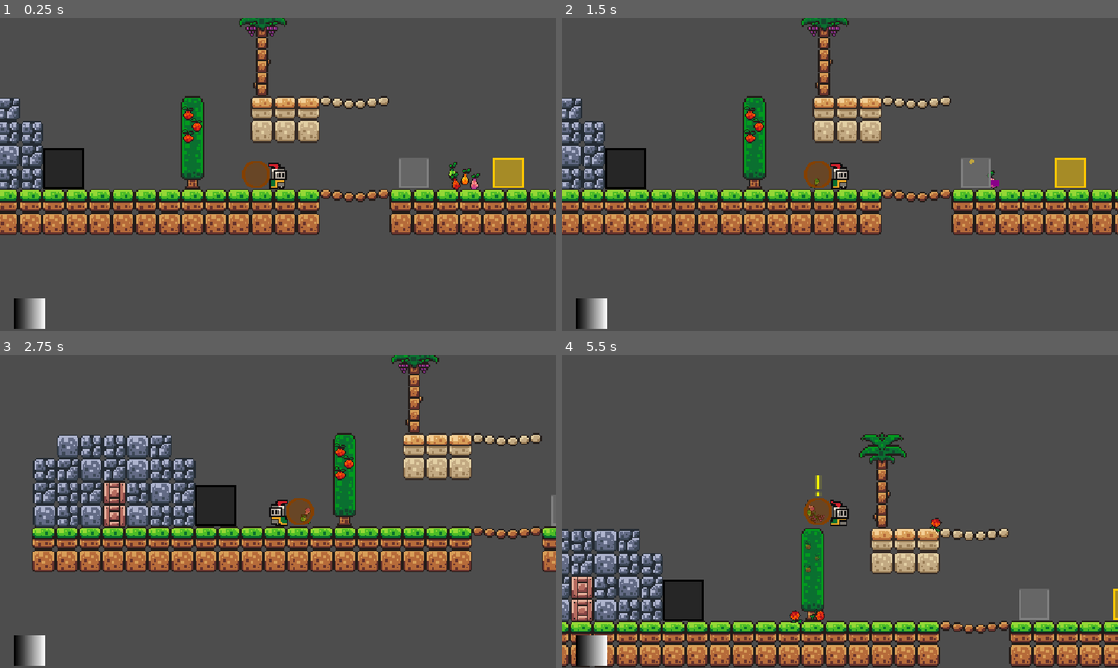
Above: before the commit, frames 1-4 (two rows, left to right).
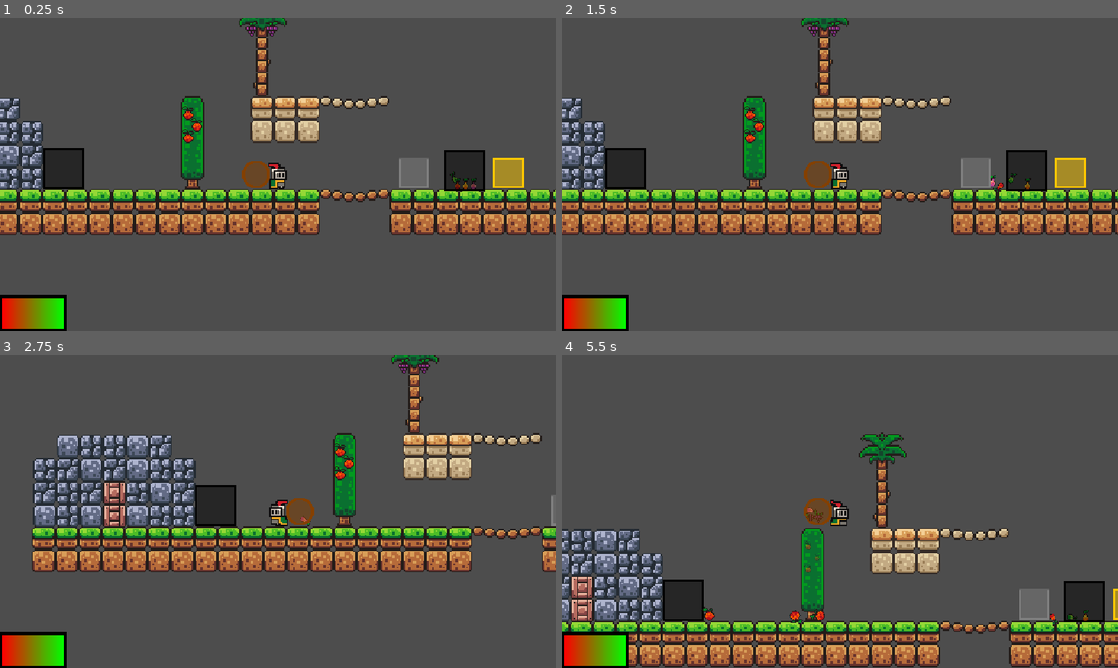
Above: after the commit, the same moments.

Repository: R3nthgar/Gamejam-2026
Game: Godot game, scene res://scenes/world.tscn
Same seed, same stepped clock (60 frames per second), same inputs: the game is played once before the commit and once after it.
Inputs (mouse positions are in pixels of both pictures, inside the frame that each line leads up to):
- Up to frame 1 (0.25 s): no input
- Up to frame 2 (1.5 s): drag from (1001, 183) to (817, 174) at 0.52 s; drag from (1034, 183) to (817, 174) at 1.27 s
- Up to frame 3 (2.75 s): move the mouse to (433, 520) at 2.02 s; hold A (left) from 2.03 s (still down); tap W (up) at 2.1 s; click (433, 520) at 2.17 s
- Up to frame 4 (5.5 s): release A (left) at 2.75 s; drag from (990, 367) to (862, 511) at 2.77 s; drag from (967, 367) to (862, 520) at 3.52 s; drag from (767, 517) to (1017, 408) at 4.27 s; move the mouse to (917, 520) at 5.02 s; hold D (right) from 5.03 s (still down); tap W (up) at 5.1 s; click (917, 520) at 5.17 s

The runs differ from the first frame. In frame 1, 2.3% of the frame differs, in the area x 0-88%, y 42-100%; in frame 2, 2.5%; in frame 3, 1.4%; in frame 4, 2.6%, in the area x 0-98%, y 38-100%.

Commit message:
Added deposit that lets you keep items through deaths

Diff:
--- a/scenes/collectible.tscn
+++ b/scenes/collectible.tscn
@@ -37,7 +37,7 @@
 
 [node name="Collectible" type="RigidBody2D"]
 collision_layer = 36
-collision_mask = 279
+collision_mask = 23
 input_pickable = true
 can_sleep = false
 contact_monitor = true
--- a/scenes/collectible_sprites.tres
+++ b/scenes/collectible_sprites.tres
@@ -49,6 +49,14 @@
 [sub_resource type="AtlasTexture" id="AtlasTexture_6kre1"]
 atlas = ExtResource("1_l7o0y")
 region = Rect2(16, 16, 16, 16)
+
+[sub_resource type="AtlasTexture" id="AtlasTexture_yxky4"]
+atlas = ExtResource("1_l7o0y")
+region = Rect2(16, 0, 16, 16)
+
+[sub_resource type="AtlasTexture" id="AtlasTexture_wnltk"]
+atlas = ExtResource("1_l7o0y")
+region = Rect2(16, 48, 16, 16)
 
 [sub_resource type="AtlasTexture" id="AtlasTexture_61c27"]
 atlas = ExtResource("1_l7o0y")
@@ -143,6 +151,17 @@
 }, {
 "frames": [{
 "duration": 1.0,
+"texture": SubResource("AtlasTexture_yxky4")
+}, {
+"duration": 1.0,
+"texture": SubResource("AtlasTexture_wnltk")
+}],
+"loop": true,
+"name": &"potion5",
+"speed": 5.0
+}, {
+"frames": [{
+"duration": 1.0,
 "texture": SubResource("AtlasTexture_61c27")
 }],
 "loop": true,
--- a/scenes/container.tscn
+++ b/scenes/container.tscn
@@ -13,10 +13,11 @@
 metadata/size = 10.0
 metadata/border_thickness = 2.0
 metadata/container_size = 5
-metadata/walkthrough = false
+metadata/scale_modifier = 0.66
+metadata/is_deposit = false
 
 [node name="ContainerCollisionInside" type="StaticBody2D" parent="."]
-collision_layer = 65
+collision_layer = 81
 collision_mask = 0
 
 [node name="ContainerInsideCollision" type="CollisionPolygon2D" parent="ContainerCollisionInside"]
--- a/scenes/deposit.tscn
+++ b/scenes/deposit.tscn
@@ -8,7 +8,8 @@
 metadata/points = 4
 metadata/closed = true
 metadata/size = 20.0
-metadata/container_size = 100
+metadata/container_size = 25
+metadata/is_deposit = true
 metadata/walkthrough = true
 
 [node name="ContainerCollisionInside" parent="." index="0"]
--- /dev/null
+++ b/scenes/kaboom_potion.tscn
@@ -0,0 +1,35 @@
+[gd_scene load_steps=4 format=3 uid="uid://b8s870bqq01gw"]
+
+[ext_resource type="PackedScene" uid="uid://cd0jgoajcto8y" path="res://scenes/potion.tscn" id="1_5xxiy"]
+[ext_resource type="Script" uid="uid://blt1kvdshky6h" path="res://scripts/kaboom_potion.gd" id="2_e60rm"]
+
+[sub_resource type="ParticleProcessMaterial" id="ParticleProcessMaterial_e60rm"]
+resource_local_to_scene = true
+lifetime_randomness = 0.5
+emission_shape_scale = Vector3(10, 10, 10)
+emission_shape = 1
+emission_sphere_radius = 0.01
+spread = 180.0
+angular_velocity_min = -1.6093254e-05
+angular_velocity_max = -1.6093254e-05
+radial_velocity_min = 24.999977
+radial_velocity_max = 49.999977
+gravity = Vector3(0, 0, 0)
+linear_accel_min = -10.000002
+linear_accel_max = 9.999997
+scale_min = 0.099999994
+scale_max = 0.19999999
+scale_over_velocity_min = 1.0
+scale_over_velocity_max = 2.0
+
+[node name="KaboomPotion" instance=ExtResource("1_5xxiy")]
+script = ExtResource("2_e60rm")
+
+[node name="PotionEffect" parent="CollectibleCollision" index="0"]
+collision_mask = 128
+
+[node name="CollectibleImage" parent="CollectibleCollision" index="1"]
+animation = &"potion5"
+
+[node name="Particles" parent="CollectibleCollision" index="4"]
+process_material = SubResource("ParticleProcessMaterial_e60rm")
--- a/scenes/potion.tscn
+++ b/scenes/potion.tscn
@@ -26,6 +26,7 @@
 scale_over_velocity_max = 2.0
 
 [node name="Potion" instance=ExtResource("1_ym5ma")]
+collision_mask = 23
 script = ExtResource("1_le10y")
 metadata/collectible = "potion"
 metadata/color = Color(0, 0, 0, 1)
--- a/scenes/world.tscn
+++ b/scenes/world.tscn
@@ -8,12 +8,13 @@
 [ext_resource type="PackedScene" uid="uid://bpwhckui1x7uj" path="res://scenes/gravity_potion.tscn" id="6_qfnet"]
 [ext_resource type="PackedScene" uid="uid://cak5vk61bn28p" path="res://scenes/pickable.tscn" id="7_i7141"]
 [ext_resource type="PackedScene" uid="uid://dvxwosa016ah4" path="res://scenes/cauldron.tscn" id="9_7r4gi"]
+[ext_resource type="PackedScene" uid="uid://diacnvuwoca2w" path="res://scenes/container.tscn" id="9_w7kh3"]
 [ext_resource type="PackedScene" uid="uid://dwbuedjeyiila" path="res://scenes/gold_potion.tscn" id="10_w7kh3"]
 [ext_resource type="PackedScene" uid="uid://bpcampaxeku1t" path="res://scenes/special_cauldron.tscn" id="11_e3hyu"]
 [ext_resource type="Script" uid="uid://cekc7s0xsn4iq" path="res://scripts/hurt_box.gd" id="12_q5onr"]
 [ext_resource type="PackedScene" uid="uid://n2f0oho2nsq3" path="res://scenes/door.tscn" id="13_jhx03"]
 [ext_resource type="PackedScene" uid="uid://bkfdhiycqjxf4" path="res://scenes/deposit.tscn" id="13_o8fc1"]
-[ext_resource type="Script" uid="uid://da1jpikwb7maq" path="res://scenes/health_bar.gd" id="13_xo05s"]
+[ext_resource type="Script" uid="uid://da1jpikwb7maq" path="res://scripts/health_bar.gd" id="13_xo05s"]
 
 [sub_resource type="WorldBoundaryShape2D" id="WorldBoundaryShape2D_i7141"]
 
@@ -22,10 +23,21 @@
 
 [sub_resource type="CapsuleShape2D" id="CapsuleShape2D_jhx03"]
 
+[sub_resource type="Gradient" id="Gradient_xo05s"]
+offsets = PackedFloat32Array(0)
+colors = PackedColorArray(0, 0, 0, 1)
+
+[sub_resource type="GradientTexture2D" id="GradientTexture2D_dss4m"]
+gradient = SubResource("Gradient_xo05s")
+width = 138
+height = 74
+
 [sub_resource type="Gradient" id="Gradient_jhx03"]
+colors = PackedColorArray(1, 0, 0, 1, 0, 1, 0, 1)
 
 [sub_resource type="GradientTexture2D" id="GradientTexture2D_o8fc1"]
 gradient = SubResource("Gradient_jhx03")
+width = 128
 
 [node name="World" type="Node2D"]
 metadata/_edit_horizontal_guides_ = [-91.0]
@@ -64,23 +76,19 @@
 
 [node name="ScalingPotion" parent="Collectibles" instance=ExtResource("4_k0juu")]
 position = Vector2(128, -17)
-collision_mask = 23
 metadata/start_inside = true
 metadata/timer_length = 5.0
 
 [node name="ColorPotion" parent="Collectibles" instance=ExtResource("5_71j4m")]
 position = Vector2(138, -12)
-collision_mask = 23
 metadata/start_inside = true
 
 [node name="GravityPotion" parent="Collectibles" instance=ExtResource("6_qfnet")]
 position = Vector2(127, -7)
-collision_mask = 23
 metadata/start_inside = true
 
 [node name="GoldPotion" parent="Collectibles" instance=ExtResource("10_w7kh3")]
 position = Vector2(131, -18)
-collision_mask = 23
 metadata/start_inside = true
 
 [node name="Deposit" parent="." instance=ExtResource("13_o8fc1")]
@@ -175,14 +183,27 @@
 [node name="CanvasLayer" type="CanvasLayer" parent="."]
 
 [node name="health amount" type="TextureProgressBar" parent="CanvasLayer"]
-offset_left = 30.0
-offset_top = 580.0
-offset_right = 280.0
-offset_bottom = 620.0
+anchors_preset = 2
+anchor_top = 1.0
+anchor_bottom = 1.0
+offset_top = -64.0
+offset_right = 250.0
+grow_vertical = 0
+size_flags_horizontal = 0
+size_flags_vertical = 8
+texture_under = SubResource("GradientTexture2D_dss4m")
 texture_progress = SubResource("GradientTexture2D_o8fc1")
+texture_progress_offset = Vector2(5, 5)
 script = ExtResource("13_xo05s")
 
 [node name="Door" parent="." instance=ExtResource("13_jhx03")]
 position = Vector2(-207, 1)
 
+[node name="Container" parent="." instance=ExtResource("9_w7kh3")]
+position = Vector2(132, -13)
+metadata/points = 4
+metadata/closed = true
+metadata/size = 20.0
+metadata/container_size = 10
+
 [connection signal="body_entered" from="WorldBorder" to="WorldBorder" method="_on_body_entered"]
--- a/scripts/cauldron.gd
+++ b/scripts/cauldron.gd
@@ -27,6 +27,7 @@
 			contained=[]
 			fix_alarm()
 			collectibles.add_child(potion)
+			play_sound(POWER_UP,0.5)
 		else:
 			for item in contained:
 				item.queue_free()
@@ -34,4 +35,5 @@
 
 
 func _on_container_area_1_body_entered(body: collectible) -> void:
-	body.play_sound(COIN,0.5)
+	if contained.has(body) and not body.get_meta("color"):
+		body.play_sound(COIN,0.5)
--- a/scripts/collectible.gd
+++ b/scripts/collectible.gd
@@ -48,8 +48,6 @@
 
 #Allows objects to start without falling. Change the start static metadata property to allow this
 var still = false
-func is_still():
-	return still
 func stop_still():
 	if still:
 		still=false
@@ -88,12 +86,8 @@
 	particles.emitting=true
 
 #Allows accessing and setting of variables for other nodes
-func is_held():
-	return held
 func set_container(new_container):
 	container=new_container
-func get_container():
-	return container
 
 #This function enables you to click and drag the collectible
 func _input(event):
@@ -106,7 +100,7 @@
 				set_collision_mask_value(4,true)
 				set_collision_mask_value(9,false)
 				set_collision_mask_value(5,false)
-			elif not container.get_meta("walkthrough"):
+			elif not container.get_meta("is_deposit"):
 				set_collision_mask_value(1,true)
 				set_collision_mask_value(9,false)
 			else:
@@ -122,6 +116,7 @@
 		stop_still()
 		gravity_scale=0
 		held=true
+		set_meta("start_inside",false)
 		set_collision_mask_value(1,false)
 		if container:
 			set_collision_mask_value(2,false)
--- a/scripts/container.gd
+++ b/scripts/container.gd
@@ -32,9 +32,9 @@
 #Modify container size metadata to change the number of objects the container is able to hold
 var container_size=0
 
-var walkthrough=false
+var is_deposit=false
 
-const container_scale_mod=0.66
+var container_scale_mod=0.66
 
 #This array tracks which objects are in the container
 var contained=[]
@@ -47,10 +47,11 @@
 
 #Changes the containers shape if info has been changed
 func _process(delta: float) -> void:
-	if Engine.is_editor_hint() and (points!=get_meta("points") or is_bag!=get_meta("is_bag") or color!=get_meta("color") or closed!=get_meta("closed") or size!=get_meta("size") or border_thickness!=get_meta("border_thickness")):
+	if Engine.is_editor_hint() and (points!=get_meta("points") or is_bag!=get_meta("is_bag") or is_deposit!=get_meta("is_deposit") or color!=get_meta("color") or closed!=get_meta("closed") or size!=get_meta("size") or border_thickness!=get_meta("border_thickness")):
 		#Sets appropriate variables
 		points=get_meta("points")
 		is_bag=get_meta("is_bag")
+		is_deposit=get_meta("is_deposit")
 		color=get_meta("color")
 		closed=get_meta("closed")
 		size=get_meta("size")
@@ -60,13 +61,13 @@
 	container_visual.default_color=color
 	container_visual_inside.color=color
 	container_visual.closed=closed
-	container_inside_collision.disabled=is_bag
+	container_inside_collision.disabled=is_bag or is_deposit
 	container_collision_inside.set_collision_layer_value(4,is_bag)
-	container_collision_inside.set_collision_layer_value(5,not is_bag)
-	container_collision_inside.set_collision_layer_value(1,not (walkthrough or is_bag))
-	container_collision_inside.set_collision_layer_value(7,not (walkthrough or is_bag))
-	container_collision_inside.set_collision_layer_value(9,walkthrough)
-	container_visual_inside.z_index=0 if walkthrough else 1
+	container_collision_inside.set_collision_layer_value(5,not (is_bag or is_deposit))
+	container_collision_inside.set_collision_layer_value(1,not (is_deposit or is_bag))
+	container_collision_inside.set_collision_layer_value(7,not (is_deposit or is_bag))
+	container_collision_inside.set_collision_layer_value(9,is_deposit)
+	container_visual_inside.z_index=0 if is_deposit else 1
 	var collision_inside_polygon=[]
 	#This contains the polygon for ContainerCollisionInside
 	var inside_polygon=[]
@@ -79,7 +80,7 @@
 	#This runs for each point
 	for i in points:
 		#This gets the midpoint of each line if this is a bag, otherwise getting the outside points of the polygon
-		if is_bag:
+		if is_bag or is_deposit:
 			collision_inside_polygon.append(Vector2(0,(size-border_thickness)*cos(PI/points)).rotated(PI*2/points*i))
 		else:
 			collision_inside_polygon.append(Vector2(0,size).rotated(PI*2/points*(i+0.5)))
@@ -89,7 +90,7 @@
 		container_visual_polygon.append(Vector2(0,size-border_thickness*0.5).rotated(PI*2/points*(i+0.5)))
 		#This gets the vertices of the polygon of the container.
 		container_outside_polygon.append(Vector2(0,size).rotated(PI*2/points*(i+0.5)))
-	if not is_bag:
+	if (not is_bag) and (not is_deposit):
 		for i in points:
 			collision_inside_polygon.append(Vector2(0,size-border_thickness).rotated(PI*2/points*(-0.5-i)))
 		if closed:
@@ -97,12 +98,12 @@
 			collision_inside_polygon.append(Vector2(0,size).rotated(PI*2/points*(-0.5)))
 
 
-	container_collision_outside.set_collision_layer_value(5,closed and not walkthrough)
+	container_collision_outside.set_collision_layer_value(5,closed)
 	#Resets inside border
 	for child in container_collision_inside.get_children():
 		if child != container_inside_collision:
 			container_collision_inside.remove_child(child)
-	if is_bag:
+	if is_bag or is_deposit:
 		container_inside_collision.polygon=[Vector2(0,0),Vector2(0,0),Vector2(0,0)]
 		#Adds a worldborder for each line in the polygon, ensuring that an object can't fall out.
 		for vector in collision_inside_polygon:
@@ -123,7 +124,8 @@
 #Sets appropriate variables
 func _ready() -> void:
 	container_alarm.rotation=-rotation
-	walkthrough=get_meta("walkthrough")
+	container_scale_mod=get_meta("scale_modifier")
+	is_deposit=get_meta("is_deposit")
 	points=get_meta("points")
 	is_bag=get_meta("is_bag")
 	color=get_meta("color")
@@ -144,10 +146,10 @@
 #Handles objects entering the container
 func _on_container_area_body_entered(body: Node2D) -> void:
 	#Prevents objects from entering via glitches
-	if (true if ((not closed) or body.get_meta("start_inside")) else body.is_held()) and not contained.has(body) and contained.size()<container_size and not body.get_container():
+	if (true if ((not closed) or body.get_meta("start_inside")) else body.held) and not contained.has(body) and contained.size()<container_size and not body.container:
 		if body.get_meta("start_inside"):
-			body.set_meta("start_inside",false)
-
+			body.set_collision_mask_value(9,is_deposit)
+			body.set_collision_mask_value(1,not is_deposit)
 		#Fixes collision
 		body.set_collision_mask_value(2,false)
 		contained.append(body)
@@ -162,7 +164,7 @@
 
 func _on_container_area_body_exited(body: Node2D) -> void:
 	#Prevents objects from exiting via moving, unless the container is open
-	if((body.is_held() if closed else true) and contained.has(body)):
+	if((body.held if closed else true) and contained.has(body)):
 		#Removes object from container
 		contained.erase(body)
 
--- a/scripts/deposit.gd
+++ b/scripts/deposit.gd
@@ -1,14 +1,49 @@
 extends "res://scripts/container.gd"
+@onready var collectibles: Node2D = %Collectibles
+const COLLECTIBLE = preload("uid://b88olwn04j8oe")
 
+func _ready() -> void:
+	super()
+	for potion_instance in shop_handler.potions:
+		var potion_name=potion_instance[0]
+		var potion_metadata=potion_instance[1]
+		var new_potion=shop_handler.potion_names[potion_name].instantiate()
+		new_potion.global_position=global_position+Vector2(lerp(-size/4,size/4,randf()),lerp(-size/4,size/4,randf()))
+		for meta in potion_metadata:
+			new_potion.set_meta(meta,potion_metadata[meta])
+		new_potion.set_meta("start_inside",true)
+		instanced_potions.append(new_potion)
+		collectibles.add_child(new_potion)
+	for collectible_instance in shop_handler.ingredients:
+		for collectible_num in shop_handler.ingredients[collectible_instance]:
+			var new_collectible=COLLECTIBLE.instantiate()
+			new_collectible.global_position=global_position+Vector2(lerp(-size/4,size/4,randf()),lerp(-size/4,size/4,randf()))
+			new_collectible.set_meta("start_inside",true)
+			new_collectible.set_meta("collectible",collectible_instance)
+			collectibles.add_child(new_collectible)
+var instanced_potions=[]
 
 func _on_container_area_1_body_entered(body: Node2D) -> void:
-	if body.is_class("potion"):
-		shop_handler.potions.append(body)
+	if not body.get_meta("start_inside"):
+		if body.get_meta("color"):
+			instanced_potions.append(body)
+			var metadata:={}
+			for meta in body.get_meta_list():
+				metadata[meta]=body.get_meta(meta)
+			shop_handler.potions.append([body.get_script().get_global_name(), metadata])
+		else:
+			if body.get_meta("collectible") in shop_handler.ingredients:
+				shop_handler.ingredients[body.get_meta("collectible")]+=1
+			else:
+				shop_handler.ingredients[body.get_meta("collectible")]=1
+func _on_container_area_2_body_exited(body: Node2D) -> void:
+	if body.get_meta("color"):
+		if shop_handler.resetting:
+			instanced_potions.erase(body)
+		else:
+			var index=instanced_potions.find(body)
+			instanced_potions.remove_at(index)
+			shop_handler.potions.remove_at(index)
 	else:
-		if body.get_meta("collectible") in shop_handler.ingredients:
-			shop_handler.ingredients[body.get_meta("collectible")]+=1
-		else:
-			shop_handler.ingredients[body.get_meta("collectible")]=1
-func _on_container_area_2_body_exited(body: Node2D) -> void:
-	if body.is_class("potion"):
-		shop_handler.potions.erase(body)
+		if body.get_meta("collectible") in shop_handler.ingredients and not shop_handler.resetting:
+			shop_handler.ingredients[body.get_meta("collectible")]-=1
--- /dev/null
+++ b/scripts/kaboom_potion.gd
@@ -0,0 +1 @@
+extends "res://scripts/potion.gd"
--- a/scripts/pickable.gd
+++ b/scripts/pickable.gd
@@ -16,7 +16,7 @@
 		if not timer.is_stopped():
 			scale_easy.scale=lerp(Vector2(1,1),Vector2(0.25,0.25),timer.time_left/timer.wait_time)
 			collectible_transparent.modulate=Color.from_rgba8(255,255,255,lerp(255,0,timer.time_left/timer.wait_time))
-		if timer.is_stopped() and not collectible.is_still():
+		if timer.is_stopped() and not collectible.still:
 			timer.start()
 	elif collectible_transparent.animation!=get_meta("collectible"):
 		collectible_transparent.animation=get_meta("collectible")
--- a/scripts/player.gd
+++ b/scripts/player.gd
@@ -1,6 +1,7 @@
 #Documentation: docs.google.com/document/d/1kCbnpUemEP7YI1-PUrbTQ0jnLCsttjf01NY-T5T8JT0
 
 extends CharacterBody2D
+class_name player
 @onready var animated_player_sprite: AnimatedSprite2D = $AnimatedPlayerSprite
 @onready var bag: Node2D = $Bag
 @onready var player_camera: Camera2D = $PlayerCamera
@@ -22,14 +23,14 @@
 func hurt (damage):
 	health -=damage
 	if health <=0:
+		shop_handler.resetting=true
 		get_tree().reload_current_scene()
 
-func get_health():
-	return health
 #This makes it so you don't have to change the camera zoom in the code
 var zoom
 func _ready() -> void:
 	zoom=player_camera.zoom
+	shop_handler.resetting=false
 
 #This allows the gravity to be changed with the same function as a Rigid Body,
 #making it easier to change it from other nodes
--- a/scripts/potion.gd
+++ b/scripts/potion.gd
@@ -36,7 +36,7 @@
 	else:
 		dif_velocity=prev_velocity[0].length()
 
-	if(dif_velocity>=shatter_speed and not container and not held and ((not body.is_held()) if body.is_class("RigidBody2D") else true) and not exploded):
+	if(dif_velocity>=shatter_speed and not container and not held and ((not body.held) if body.is_class("RigidBody2D") else true) and not exploded):
 		emit_particles(get_meta("color"), 1)
 
 		#Stops potion from doing anything other than the script
--- a/scripts/shop_handler.gd
+++ b/scripts/shop_handler.gd
@@ -1,12 +1,18 @@
 extends Node
 
+const COLOR_POTION = preload("uid://ci8k3jtruhyx")
+const GRAVITY_POTION = preload("uid://bpwhckui1x7uj")
+const SCALING_POTION = preload("uid://cw7n3rs8rqofs")
+const GOLD_POTION = preload("uid://dwbuedjeyiila")
+const potion_names := {
+	"color_potion": COLOR_POTION,"gravity_potion": GRAVITY_POTION,"scaling_potion": SCALING_POTION,"gold_potion": GOLD_POTION
+}
 
 var ingredients:={}
-var potions=[]
+var potions = []
 
-# Called when the node enters the scene tree for the first time.
-func _ready() -> void:
-	pass # Replace with function body.
+var resetting=false
+
 
 
 # Called every frame. 'delta' is the elapsed time since the previous frame.
--- a/scripts/world_border.gd
+++ b/scripts/world_border.gd
@@ -4,6 +4,7 @@
 func _on_body_entered(body: Node2D) -> void:
 	if not body.is_class("StaticBody2D"):
 		if body == player:
+			shop_handler.resetting=true
 			get_tree().reload_current_scene()
 		else:
 			body.queue_free()
Not shown: 1 places in scenes/collectible_sprites.tres that only renumber resources
Not shown: 1 places in scenes/world.tscn that only renumber resources
Renamed: scenes/health_bar.gd -> scripts/health_bar.gd
Renamed: scenes/health_bar.gd.uid -> scripts/health_bar.gd.uid
Not shown, added: scripts/kaboom_potion.gd.uid
